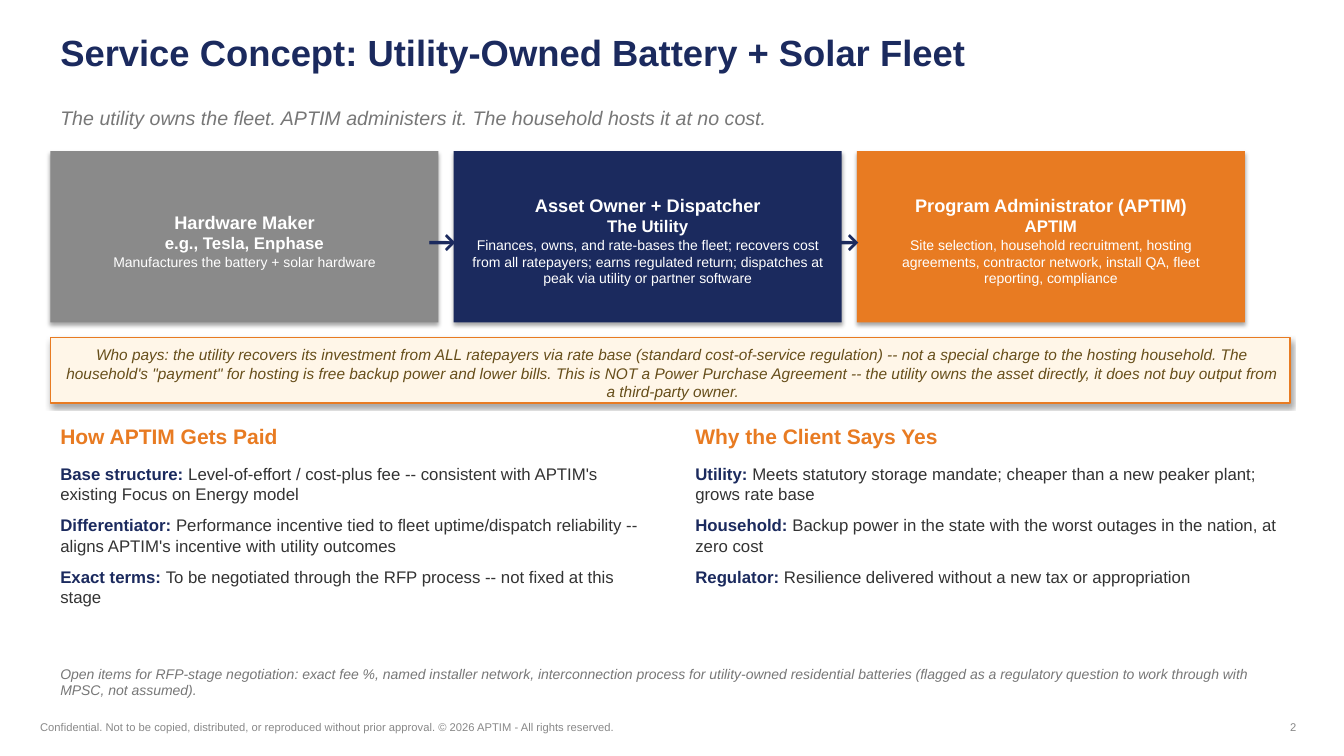
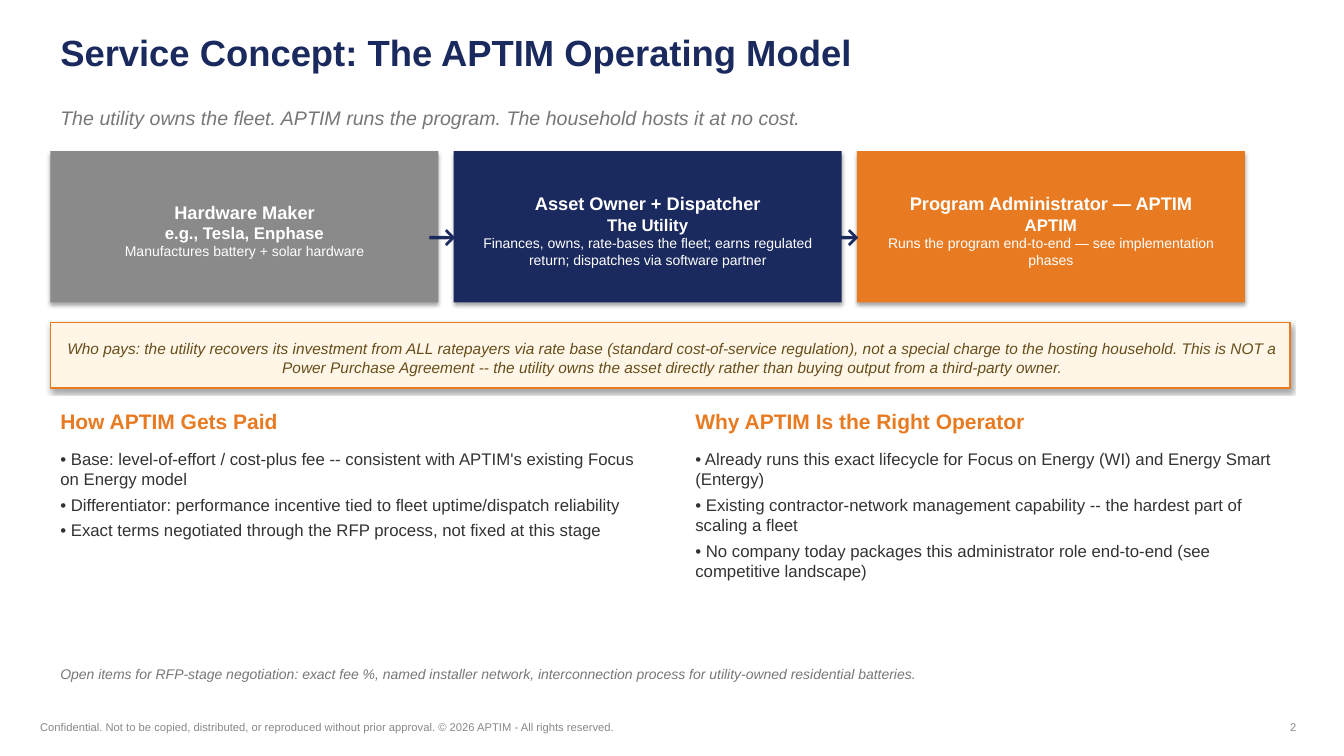
Before and after one commit to graseeuh/HERMES, a slide deck: slide 2 of STRIVE_Capstone_Christian_Slides.pptx. Drawn at 1344x756 pixels with LibreOffice and Linux fonts; fonts in the diff are those of the drawing. Boxes give left, top, right and bottom in pixels: in the first picture for what was removed or moved away, otherwise in the second. Text is boxed around its words. In the diff, an @@ line names an element or a change of style, - is before the commit and + after.

```diff
--- a/STRIVE_Capstone_Christian_Slides.pptx
+++ b/STRIVE_Capstone_Christian_Slides.pptx
@@ text at box(60, 39, 851, 74): text changed @@
-Service Concept: Utility-Owned Battery + Solar Fleet
+Service Concept: The APTIM Operating Model
@@ text at box(60, 111, 800, 129): text changed @@
-The utility owns the fleet. APTIM administers it. The household hosts it at no cost.
+The utility owns the fleet. APTIM runs the program. The household hosts it at no cost.
@@ rectangle "Hardware Maker": place and size @@
-rectangle "Hardware Maker" at box(50, 151, 439, 323)
+rectangle "Hardware Maker" at box(50, 151, 439, 302)
@@ rectangle "Asset Owner + Dispatcher": place and size @@
-rectangle "Asset Owner + Dispatcher" at box(454, 151, 842, 323)
+rectangle "Asset Owner + Dispatcher" at box(454, 151, 842, 302)
@@ rectangle "Program Administrator — APTIM": place and size @@
-rectangle "Program Administrator — APTIM" at box(857, 151, 1245, 323)
+rectangle "Program Administrator — APTIM" at box(857, 151, 1245, 302)
@@ text in rectangle at box(910, 196, 1193, 214): text changed @@
-Program Administrator (APTIM)
+Program Administrator — APTIM
@@ text "→": place and size @@
-text "→" at box(418, 217, 454, 267)
+text "→" at box(418, 212, 454, 262)
@@ text in rectangle at box(483, 238, 812, 268): text changed @@
-Finances, owns, and rate-bases the fleet; recovers cost from all ratepayers; earns regulated return; dispatches at peak via utility or partner software
+Finances, owns, rate-bases the fleet; earns regulated return; dispatches via software partner
@@ text "→": place and size @@
-text "→" at box(822, 217, 857, 267)
+text "→" at box(822, 212, 857, 262)
@@ text in rectangle at box(888, 238, 1214, 268): text changed @@
-Site selection, household recruitment, hosting agreements, contractor network, install QA, fleet reporting, compliance
+Runs the program end-to-end — see implementation phases
@@ text in rectangle at box(125, 246, 364, 259): text changed @@
-Manufactures the battery + solar hardware
+Manufactures battery + solar hardware
@@ rectangle "Who pays: the utility recovers ...": place and size @@
-rectangle "Who pays: the utility recovers ..." at box(50, 338, 1291, 403)
+rectangle "Who pays: the utility recovers ..." at box(50, 323, 1291, 388)
@@ text in rectangle at box(67, 343, 1276, 376): text changed @@
-Who pays: the utility recovers its investment from ALL ratepayers via rate base (standard cost-of-service regulation) -- not a special charge to the hosting household. The household's "payment" for hosting is free backup power and lower bills. This is NOT a Power Purchase Agreement -- the utility owns the asset directly, it does not buy output from a third-party owner.
+Who pays: the utility recovers its investment from ALL ratepayers via rate base (standard cost-of-service regulation), not a special charge to the hosting household. This is NOT a Power Purchase Agreement -- the utility owns the asset directly rather than buying output from a third-party owner.
@@ text "How APTIM Gets Paid": place and size @@
-text "How APTIM Gets Paid" at box(60, 428, 277, 445)
+text "How APTIM Gets Paid" at box(60, 413, 277, 430)
@@ text at box(695, 413, 1025, 433): text changed @@
-Why the Client Says Yes
+Why APTIM Is the Right Operator
@@ text at box(60, 453, 634, 540): text changed @@
-Base structure: Level-of-effort / cost-plus fee -- consistent with APTIM's existing Focus on Energy model
-Differentiator: Performance incentive tied to fleet uptime/dispatch reliability -- aligns APTIM's incentive with utility outcomes
-Exact terms: To be negotiated through the RFP process -- not fixed at this stage
+• Base: level-of-effort / cost-plus fee -- consistent with APTIM's existing Focus on Energy model
+• Differentiator: performance incentive tied to fleet uptime/dispatch reliability
+• Exact terms negotiated through the RFP process, not fixed at this stage
@@ text at box(695, 453, 1271, 581): text changed @@
-Utility: Meets statutory storage mandate; cheaper than a new peaker plant; grows rate base
-Household: Backup power in the state with the worst outages in the nation, at zero cost
-Regulator: Resilience delivered without a new tax or appropriation
+• Already runs this exact lifecycle for Focus on Energy (WI) and Energy Smart (Entergy)
+• Existing contractor-network management capability -- the hardest part of scaling a fleet
+• No company today packages this administrator role end-to-end (see competitive landscape)
@@ text at box(60, 669, 915, 682): text changed @@
-Open items for RFP-stage negotiation: exact fee %, named installer network, interconnection process for utility-owned residential batteries (flagged as a regulatory question to work through with MPSC, not assumed).
+Open items for RFP-stage negotiation: exact fee %, named installer network, interconnection process for utility-owned residential batteries.
```
Also in this commit, not shown: 1 slide added, 1 slide removed.
